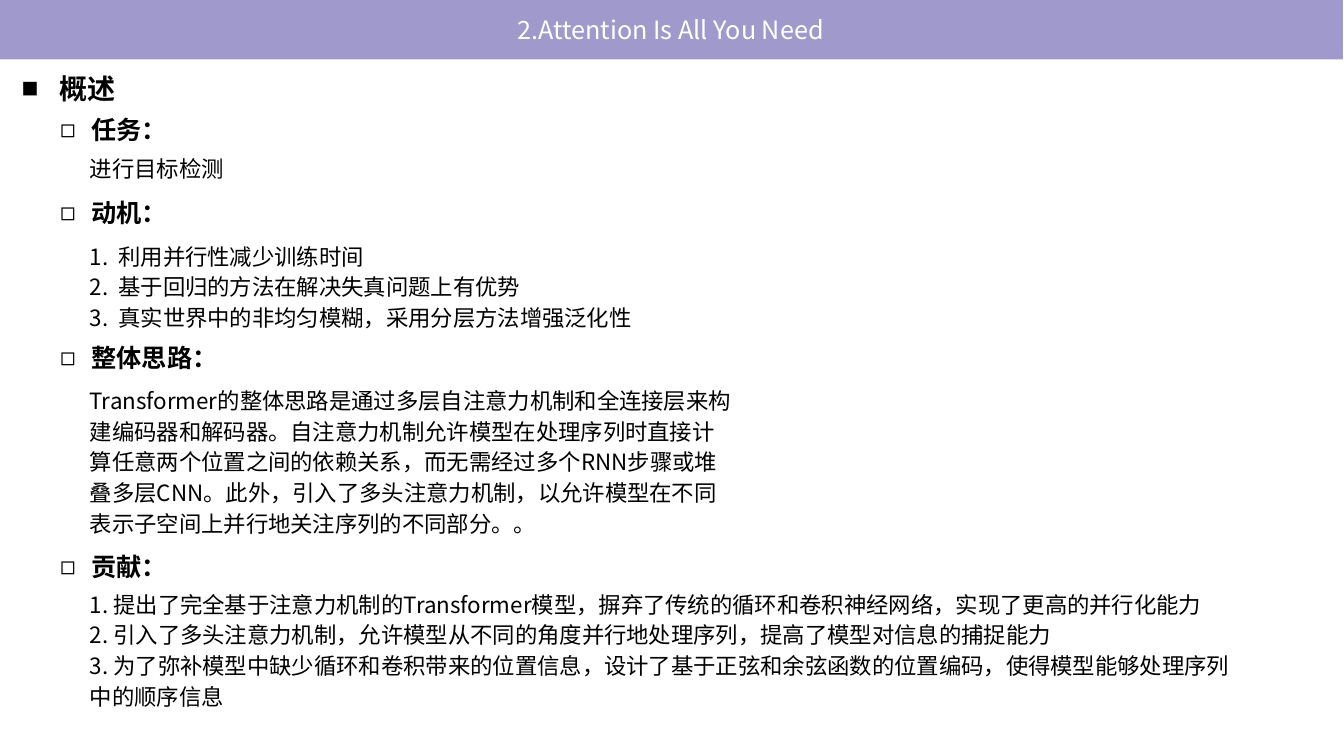
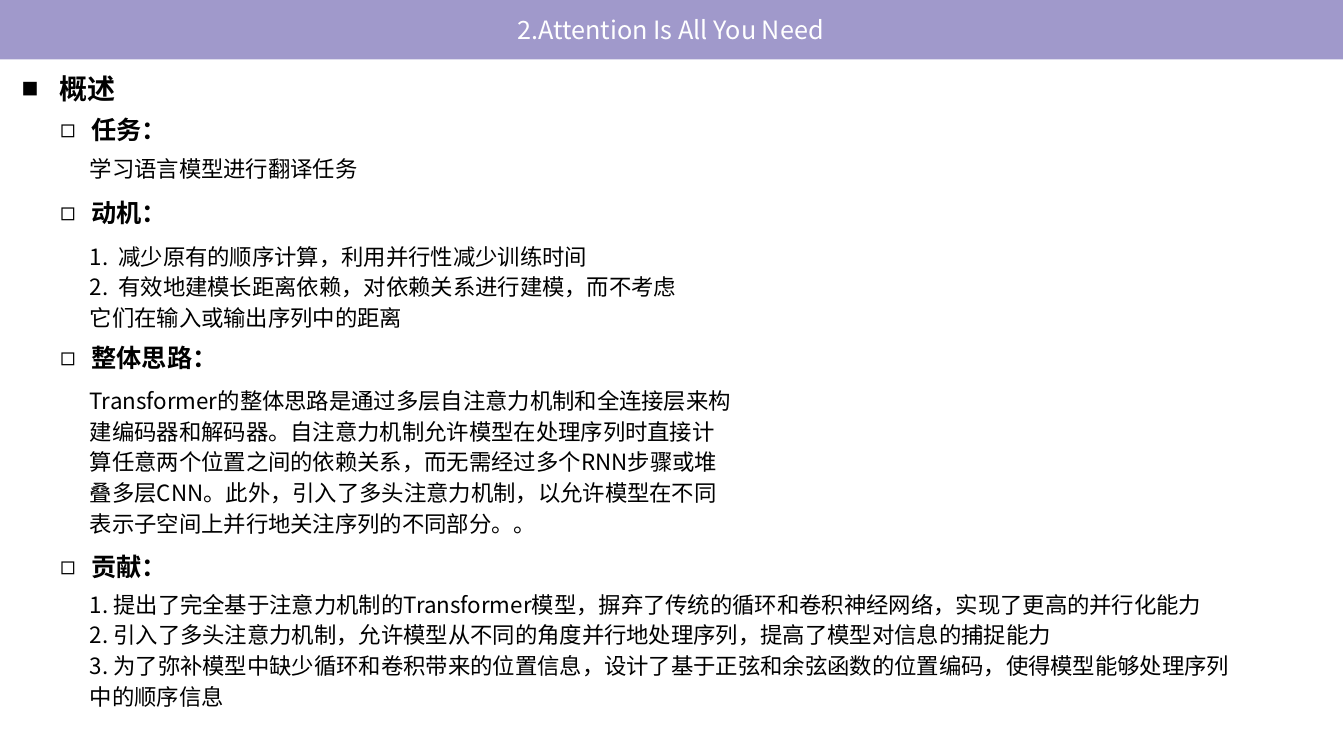
Before and after one commit to tj-messi/cv-computer-visual-tj, a slide deck: slide 12 of 组会记录/2024-9-26/report-2024-9-26.pptx. Drawn at 1344x756 pixels with LibreOffice and Linux fonts; fonts in the diff are those of the drawing. Boxes give left, top, right and bottom in pixels: in the first picture for what was removed or moved away, otherwise in the second. Text is boxed around its words. In the diff, an @@ line names an element or a change of style, - is before the commit and + after.

```diff
--- a/组会记录/2024-9-26/report-2024-9-26.pptx
+++ b/组会记录/2024-9-26/report-2024-9-26.pptx
@@ text at (x1=90, y1=158, x2=358, y2=179): text changed @@
-进行目标检测
+学习语言模型进行翻译任务
@@ text at (x1=90, y1=246, x2=676, y2=328): text changed @@
-1. 利用并行性减少训练时间
-2. 基于回归的方法在解决失真问题上有优势
-3. 真实世界中的非均匀模糊，采用分层方法增强泛化性
+1. 减少原有的顺序计算，利用并行性减少训练时间
+2. 有效地建模长距离依赖，对依赖关系进行建模，而不考虑它们在输入或输出序列中的距离
```
Also in this commit, not shown: 2 slides added, 1 other file.
